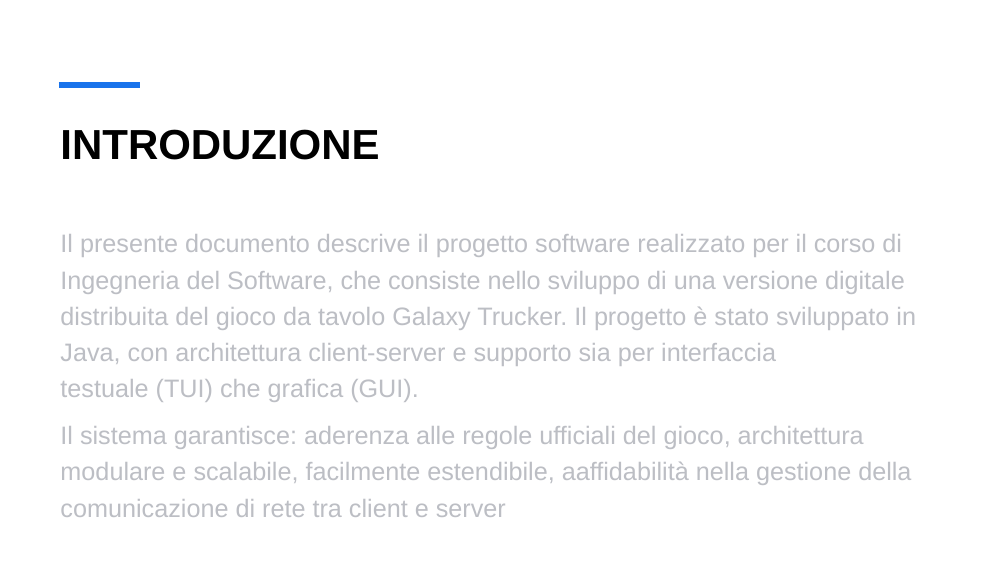
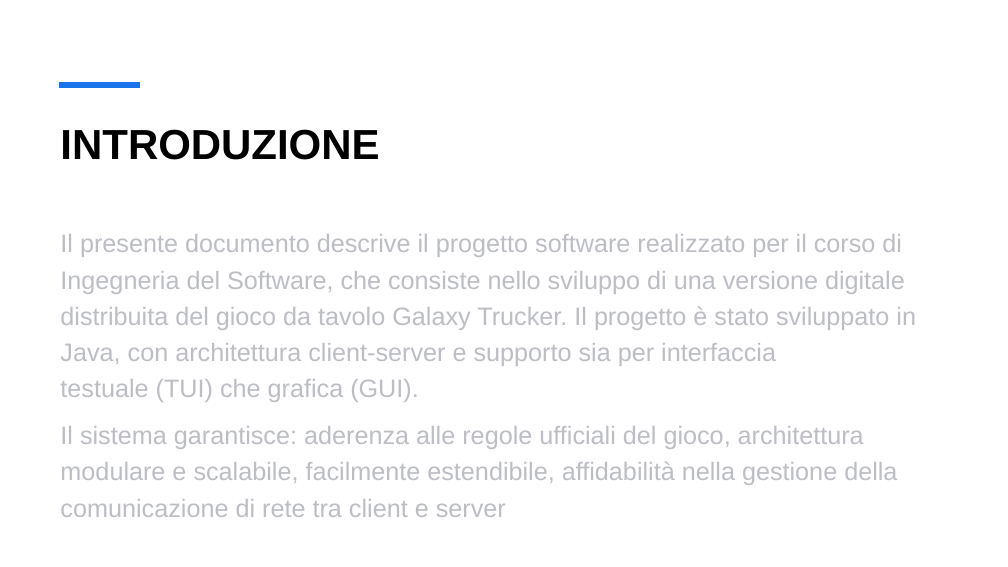
Before and after one commit to AlessandroNicolov124/Ing-SW-project-2025-Polimi, a slide deck: slide 2 of deliverables/final/Presentation.pptx. Drawn at 1008x567 pixels with LibreOffice and Linux fonts; fonts in the diff are those of the drawing. Boxes give left, top, right and bottom in pixels: in the first picture for what was removed or moved away, otherwise in the second. Text is boxed around its words. In the diff, an @@ line names an element or a change of style, - is before the commit and + after.

```diff
--- a/deliverables/final/Presentation.pptx
+++ b/deliverables/final/Presentation.pptx
@@ text at (x1=60, y1=426, x2=897, y2=517): text changed @@
-Il sistema garantisce: aderenza alle regole ufficiali del gioco, architettura modulare e scalabile, facilmente estendibile, aaffidabilità nella gestione della comunicazione di rete tra client e server
+Il sistema garantisce: aderenza alle regole ufficiali del gioco, architettura modulare e scalabile, facilmente estendibile, affidabilità nella gestione della comunicazione di rete tra client e server
```
Also in this commit, not shown: 2 other slides changed, 1 slide removed, 1 other file.
